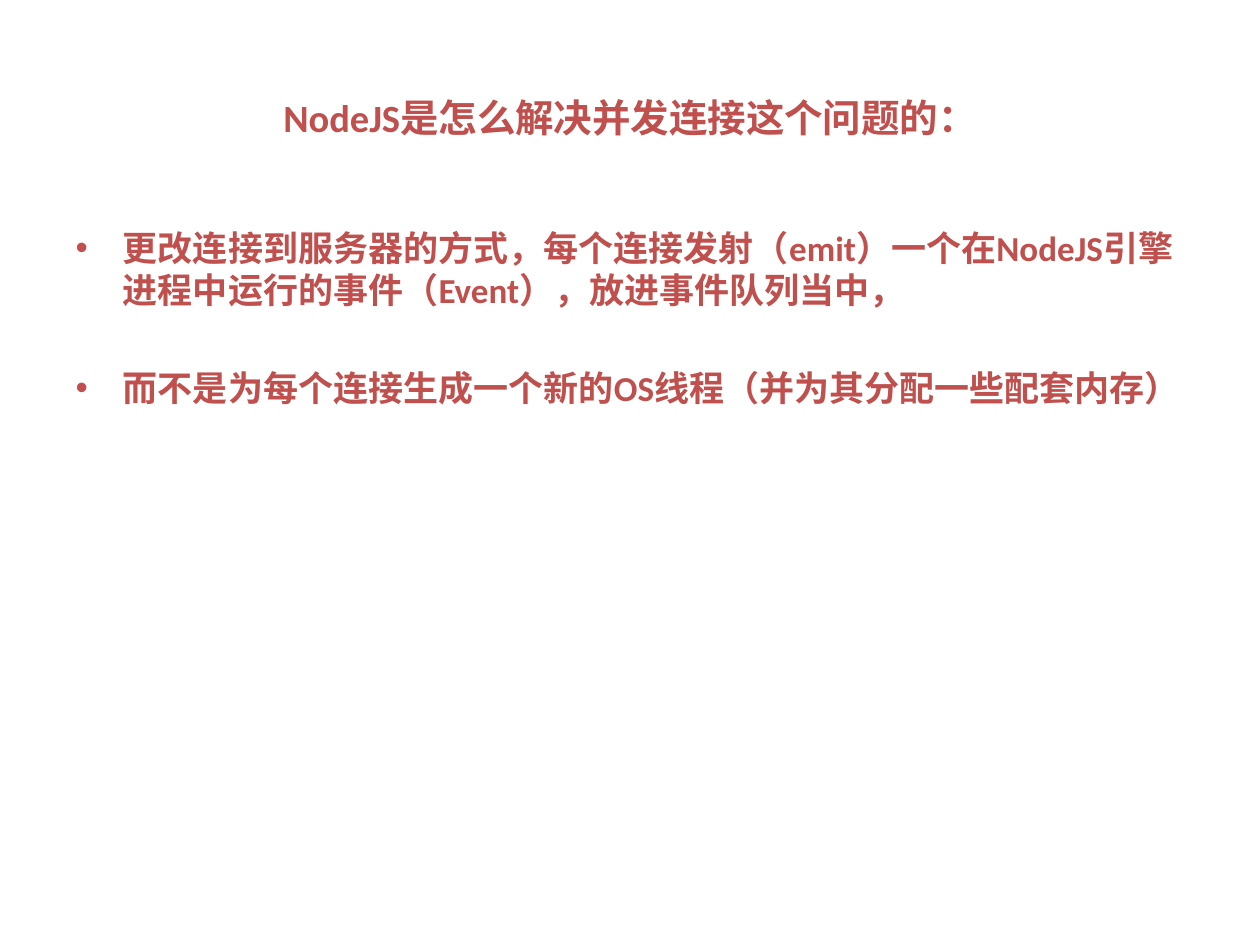
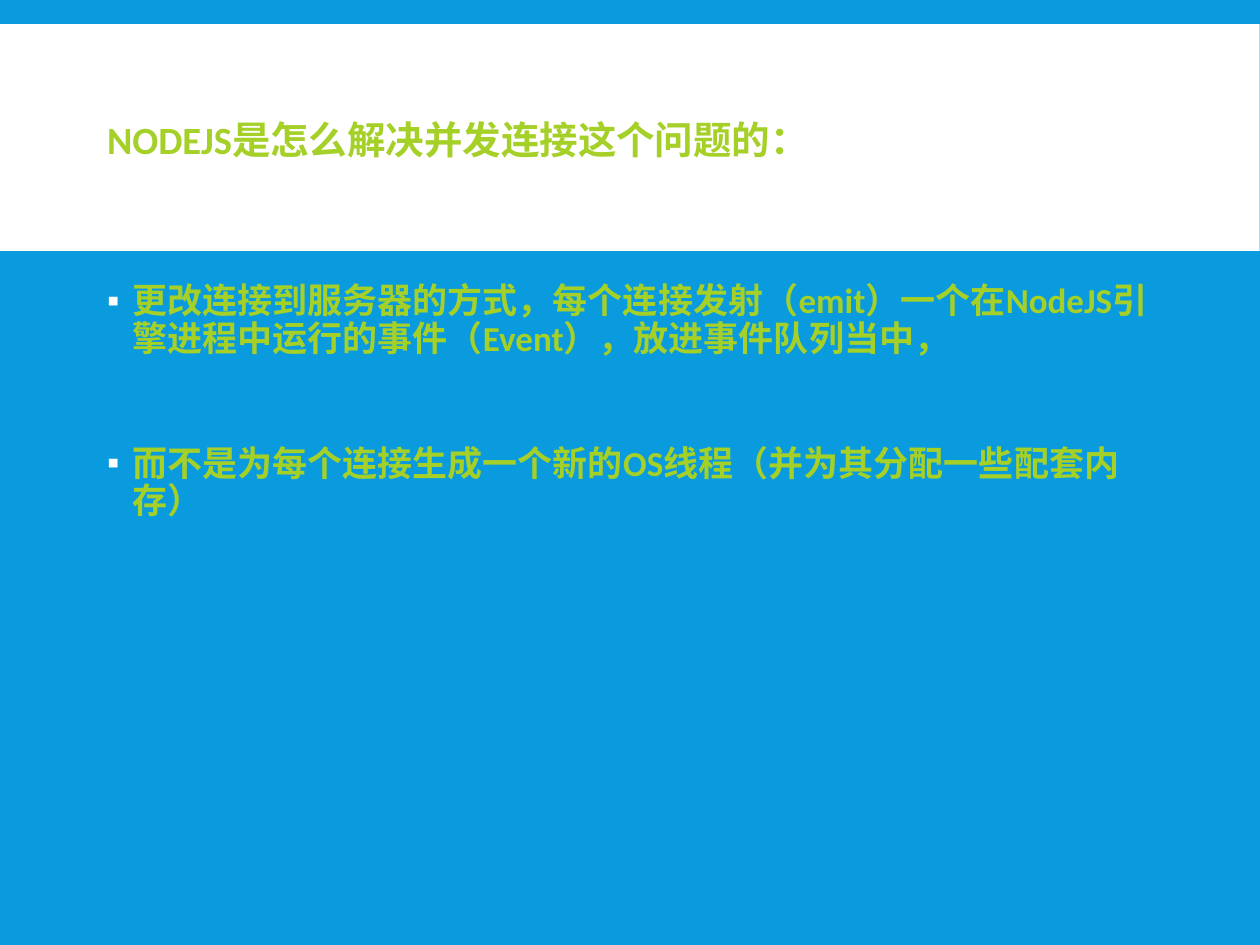
Before and after one commit to xiayu1986/webLearn, a slide deck: slide 14 of mix/技术分享/NODE技术分享.pptx (slide 10 before the commit). Drawn at 1260x945 pixels with LibreOffice and Linux fonts; fonts in the diff are those of the drawing. Boxes give left, top, right and bottom in pixels: in the first picture for what was removed or moved away, otherwise in the second. Text is boxed around its words. In the diff, an @@ line names an element or a change of style, - is before the commit and + after.

```diff
--- a/mix/技术分享/NODE技术分享.pptx
+++ b/mix/技术分享/NODE技术分享.pptx
@@ background #FFFFFF to #099BDD @@
@@ rectangle added at (x1=0, y1=24, x2=1260, y2=251), fill #FFFFFF @@
@@ title at (x1=107, y1=122, x2=809, y2=158): text changed; text colour #C0504D to #A5D028 @@
-NodeJS是怎么解决并发连接这个问题的：
+NODEJS是怎么解决并发连接这个问题的：
@@ text "更改连接到服务器的方式，每个连接发射（emit）一个在NodeJS引擎进程中运行的事件（Event），放进事件队列当中，" moved from (x1=123, y1=231, x2=1180, y2=405) to (x1=132, y1=283, x2=1147, y2=517) @@
@@ text "更改连接到服务器的方式，每个连接发射（emit）一个在NodeJS引擎进程中运行的事件（Event），放进事件队列当中，" at (x1=132, y1=283, x2=1147, y2=517): text colour #C0504D to #A5D028; bullet • to ▪; line spacing 1 to 0.9; more space between paragraphs @@
```
Also in this commit, not shown: 11 other slides changed, 6 slides added, 2 slides removed.
